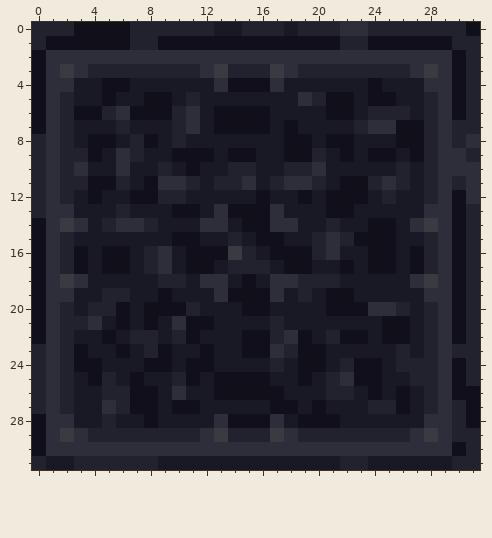
One commit to this pixel-art sprite: Resources/Textures/_Impstation/Tiles/Plating/foam_metal.png. This is how it looked before the edit.
The file is 32x32 pixels.
Once edited:
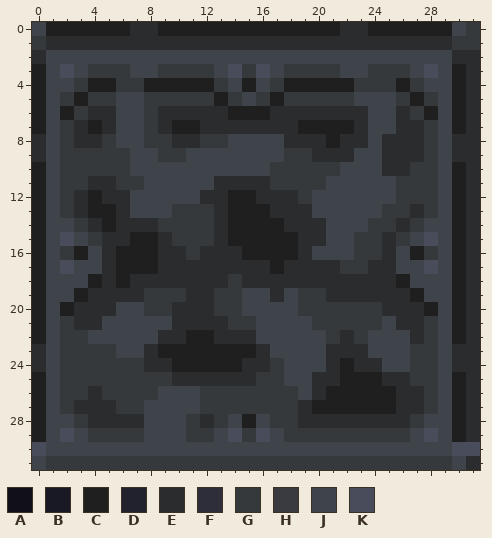
Palette (. is transparent): A #110f1a  B #191825  C #1f1f1f  D #22222f  E #2a2c2d  F #2d2e39  G #35393b  H #3a3a41  J #3f444b  K #484c5b
Changes in this commit:
Changed rows in their new state; - is an unchanged pixel.
first column x 0:
 0 JCCCCCCEECCCCCCCCCCCCCEECCCCCCJG
 1 GEEEEEEEEEEEEEEEEEEEEEEEEEEEEEGG
 2 EJJJJJJJJJJJJJJJJJJJJJJJJJJJJJEE
 3 CJKJGGGJJGGGGJKGKJGGGGJJGGGJKJCE
 4 CJJGCCGGCCCCCGJCJGCCCCCGGGCGJJCE
 5 CJGCGGJJGGGGGCGJGCGGGGGJJJGCGJCE
 6 CJCGEEJJGEEEEECCCEEEEEEEJJEGCJCE
 7 CJGECEJJGECCEEEEEEECCCCEJJEEGJCE
 8 EJGEEGJJGGEEGGJJJJEEECEEJEEEGJEE
 9 EJGGGGGJJGGJJJJJJJGGEEEJJEEEGJEE
10 CJGGGGGJJJJJJJJJJGGGGGJJJEEGGJCE
11 CJGGEEGGJJJJJEEEEGGGGJJJJJGGGJCE
12 CJGECEEJJJJJEECCEEEGJJJJJJGGGJCE
13 CJGECCEJJJGGGECCCEEEJJJJJGGEGJCE
14 CJJGECEEEGGGGECCCCEEEJJJGGEGJJCE
15 CJKJGEECCEGGGECCCCCEEJJGGEGJKJCE
16 CJGCJECCCEEGEEECCCCEJJJGGEJCGJCE
17 CJKJJECCCEEEEEEEECEEEEGGEEJJKJCE
18 CJJJCECEEEEEEEGEEEEEEEEEEECJJJCE
19 CJJCEEEEGGGEEGGJJEJGGEEEEEECJJCE
20 CJCEEEJJGGEEEGGJJJJGGGGGGEEECJCE
21 CJGEEJJJJJEEEEGGJJJJGGGGGJEEGJCE
22 CJGGJJJJJEECCEEEJJJJJGEGJJJEGJCE
23 EJGGGGJJECCCCCCCEJJJJEEEJJJGGJEE
24 EJGGGGGGEECCCCCEEGJJJECEEJJGGJEE
25 CJGGGGGGGGEEEEEEGGJJEECCCEEGGJCE
26 CJGGEGGGGJJJGGGGGGGJECCCCCEEGJCE
27 CJGEEEGGJJJJGGGGGGGECCCCCCEEGJCE
28 CJJGEEEEJJJGEGJCJGGEEEEEEEEGJJCE
29 CJKJGGGGJJJGGJKGKJGGGGGGGGGJKJCE
30 KJJJJJJJJJJJJJJJJJJJJJJJJJJJJJKK
31 JGGGGGGGGGGGGGGGGGGGGGGGGGGGGGJE
Where, in picture pixels (left, top, right, bottom), the same in both pictures:
changed: (32, 22, 480, 470)
